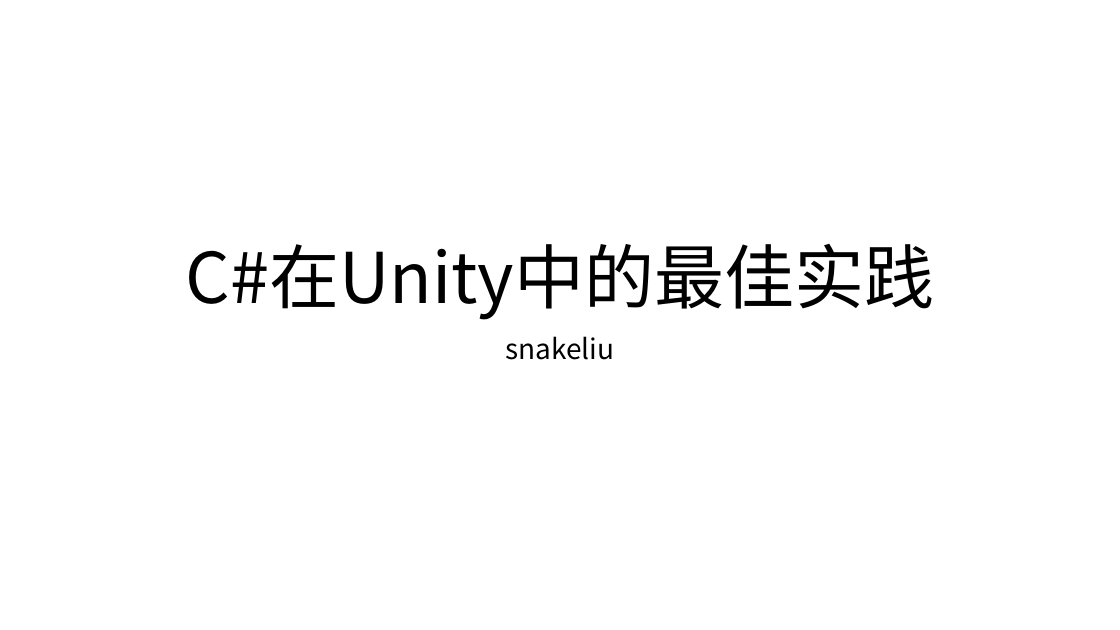
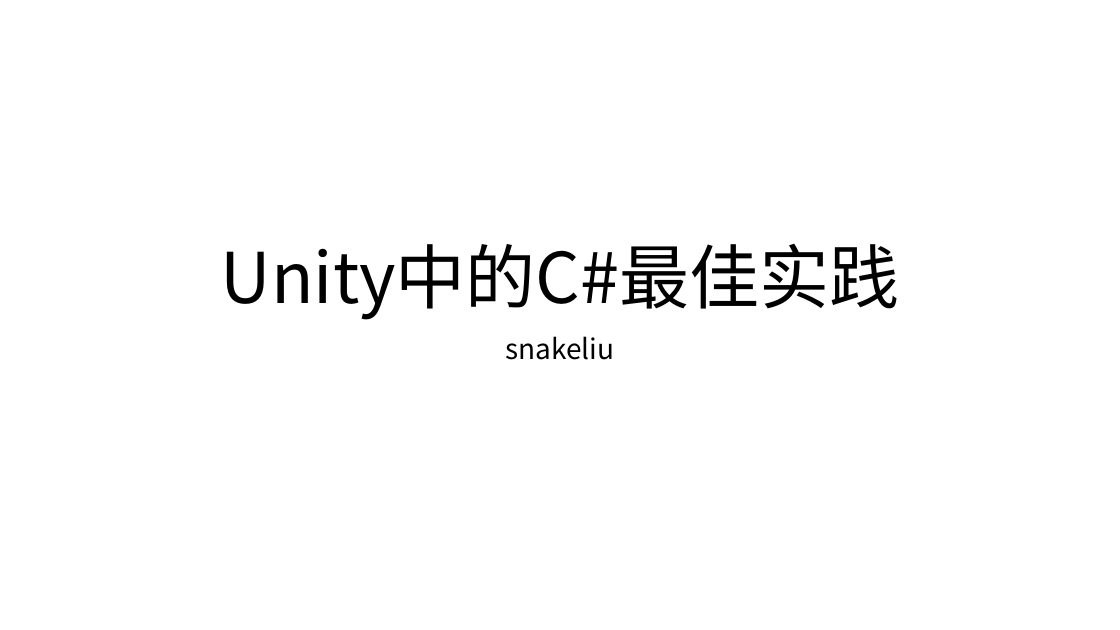
Before and after one commit to snakealpha/DotNetSession, a slide deck: slide 1 of C#在Unity中的最佳实践.pptx. Drawn at 1120x630 pixels with LibreOffice and Linux fonts; fonts in the diff are those of the drawing. Boxes give left, top, right and bottom in pixels: in the first picture for what was removed or moved away, otherwise in the second. Text is boxed around its words. In the diff, an @@ line names an element or a change of style, - is before the commit and + after.

Commit message:
debug

```diff
--- a/C#在Unity中的最佳实践.pptx
+++ b/C#在Unity中的最佳实践.pptx
@@ title at <box>221,244,900,320</box>: text changed @@
-C#在Unity中的最佳实践
+Unity中的C#最佳实践
```
